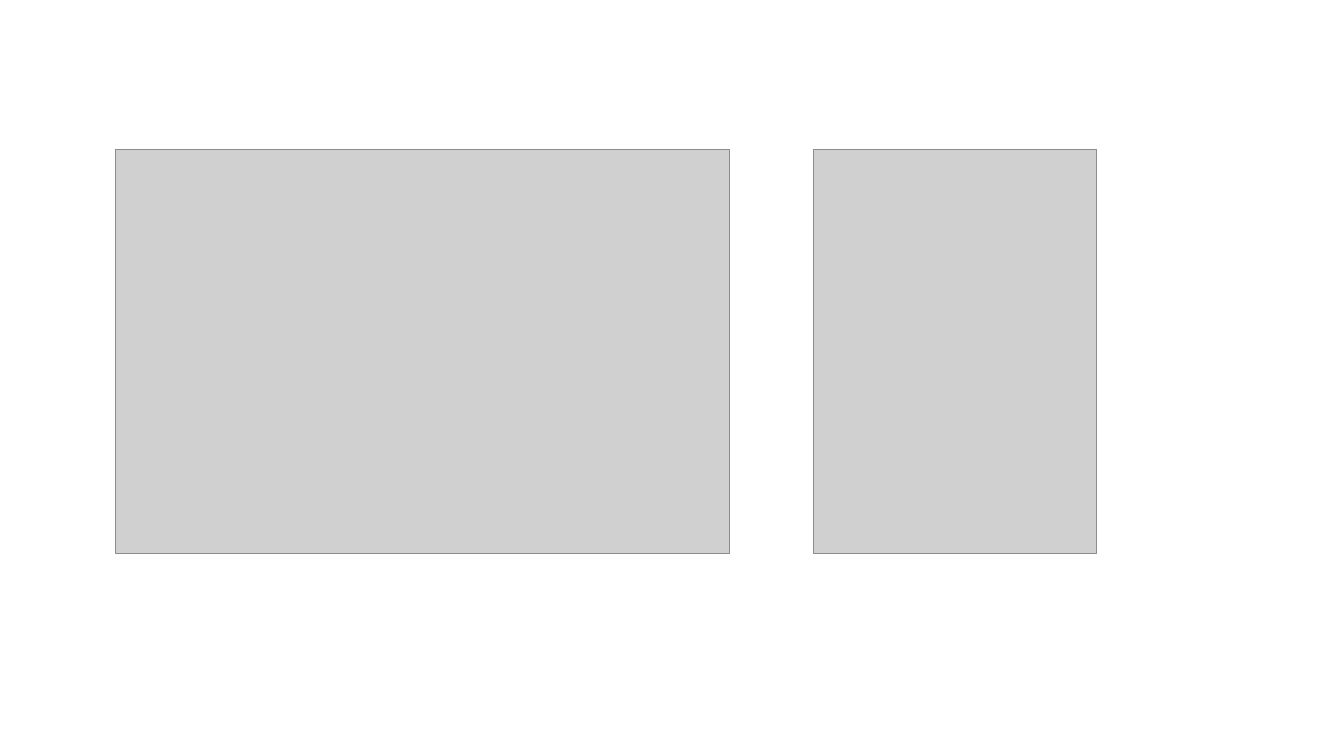
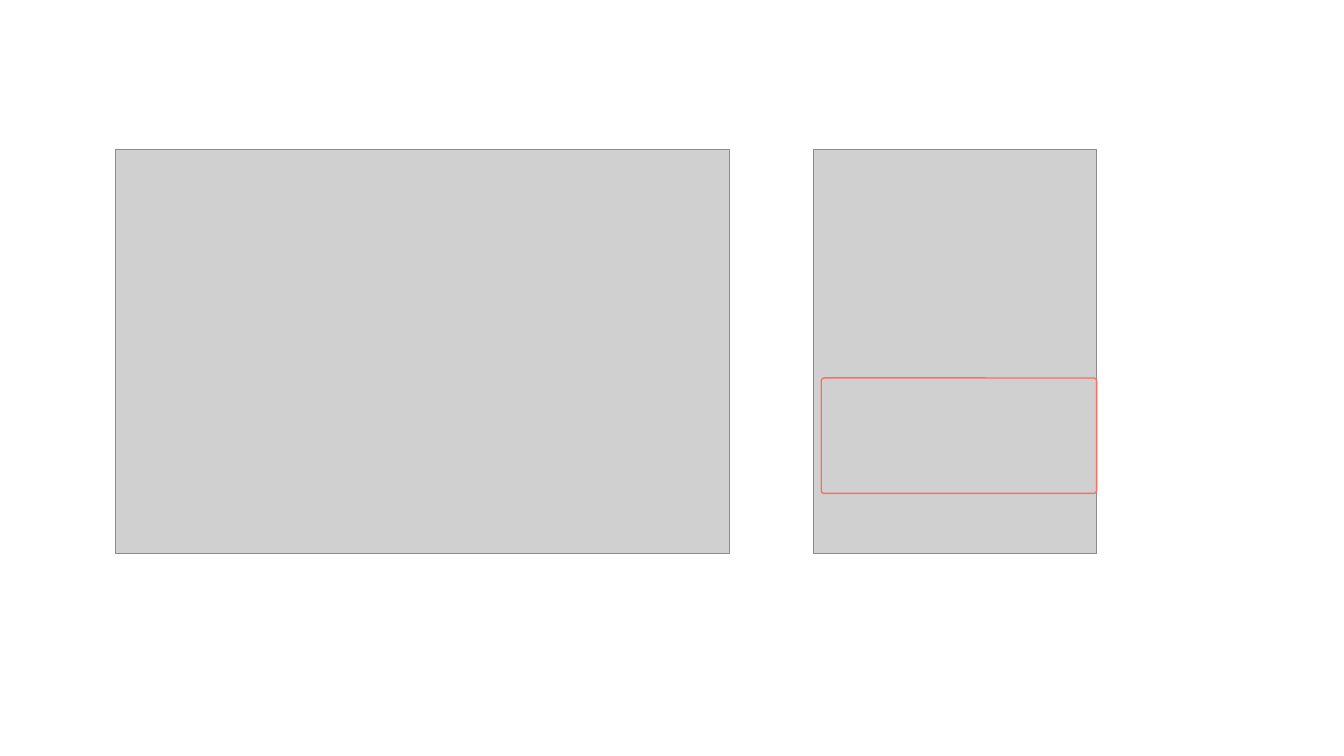
Before and after one commit to extreal-dev/Extreal.Guide, a slide deck: slide 19 of work/work.pptx. Drawn at 1344x756 pixels with LibreOffice and Linux fonts; fonts in the diff are those of the drawing; grey boxes stand for pictures. Boxes give left, top, right and bottom in pixels: in the first picture for what was removed or moved away, otherwise in the second. Text is boxed around its words. In the diff, an @@ line names an element or a change of style, - is before the commit and + after.

```diff
--- a/work/work.pptx
+++ b/work/work.pptx
@@ rounded rectangle added at bbox=[822, 378, 1097, 494], outline #FF6F61 1 pt @@
```
Also in this commit, not shown: 12 slides added, 1 slide removed, 15 other files.
